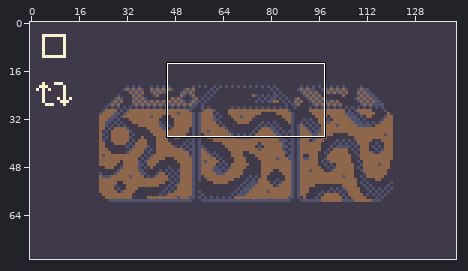
Two versions of one sprite sheet, godot/assets/gfx/cards/3-block-h-card.png. The first picture is a wide view before the edit; the outline marks the close-up.
Close-up. First the earlier version:
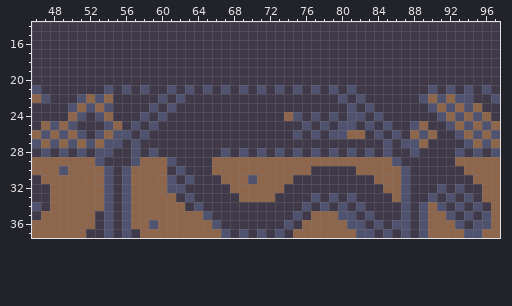
The file is 142x79 pixels. Shown: x 46..97, y 14..37.
New version:
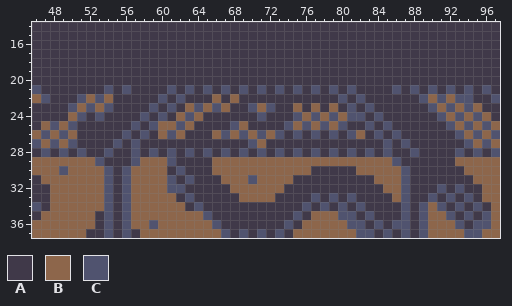
Palette (. is transparent): A #403949  B #8d664b  C #50536f
Commit message: card and game tweaking
What changed:
y 21: x 58 C -> A; x 86 A -> C; x 88 A -> C
y 22: x 66 A -> B; x 68 A -> B
y 23: x 63..67 AAAAA -> BCBCB; x 70..72 AAA -> CBC; x 75 A -> B; x 77 A -> B; x 79 A -> B
y 24: x 54 B -> A; x 62..64 AAA -> BCB; x 71 A -> C; x 74 B -> A; x 76 A -> B; x 78 A -> B; x 80 A -> B
y 25: x 54..55 CB -> AA; x 60..63 AAAA -> BBCB; x 68..69 AA -> CB; x 74..75 AA -> CB; x 77 A -> B; x 79 A -> B; x 81 C -> A; x 88..89 CB -> AA
y 26: x 51 C -> A; x 53..55 CBC -> AAA; x 60..62 AAA -> BCB; x 66..73 AAAAAAAA -> BCBCBCBC; x 80..81 CB -> AC; x 88..90 BCB -> AAA
y 27: x 51..54 BCBC -> AAAA; x 70..71 AA -> CB; x 88..89 CB -> AA
y 28: x 53 C -> A; x 61 A -> C; x 63 A -> C; x 65 A -> C
